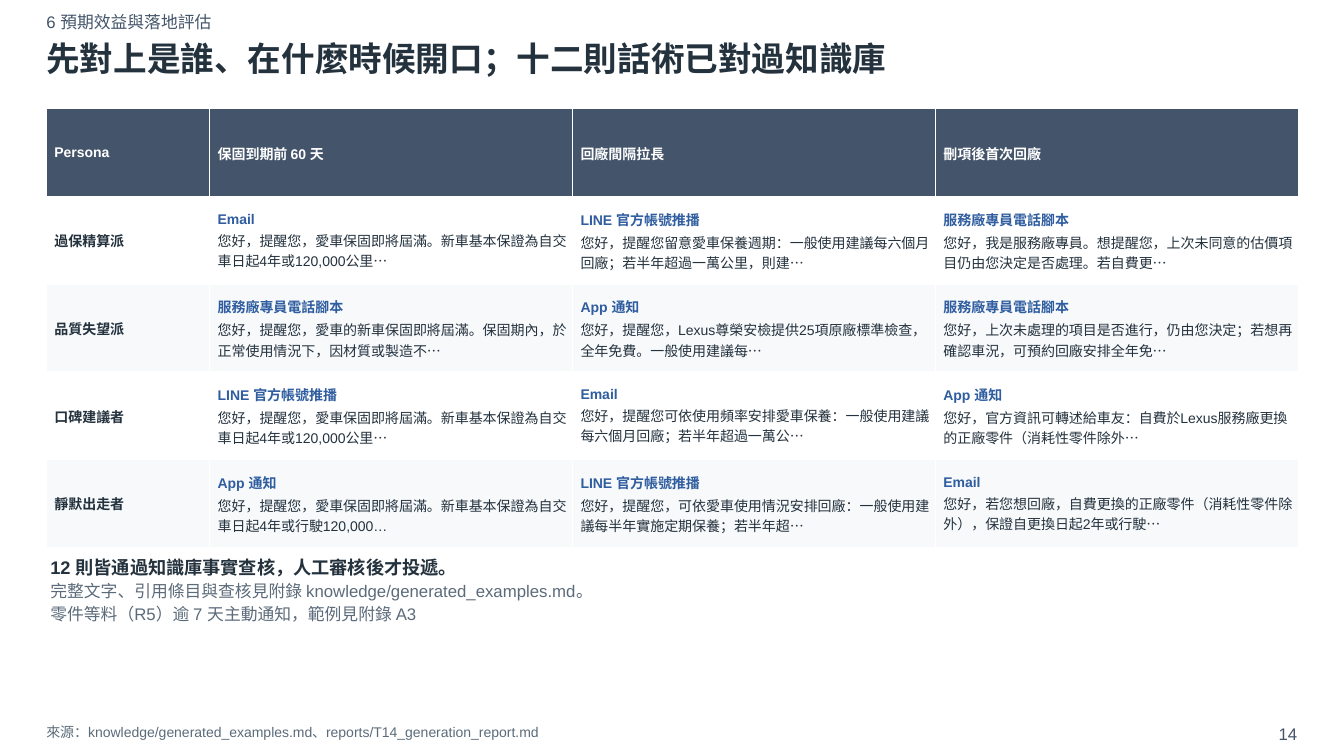
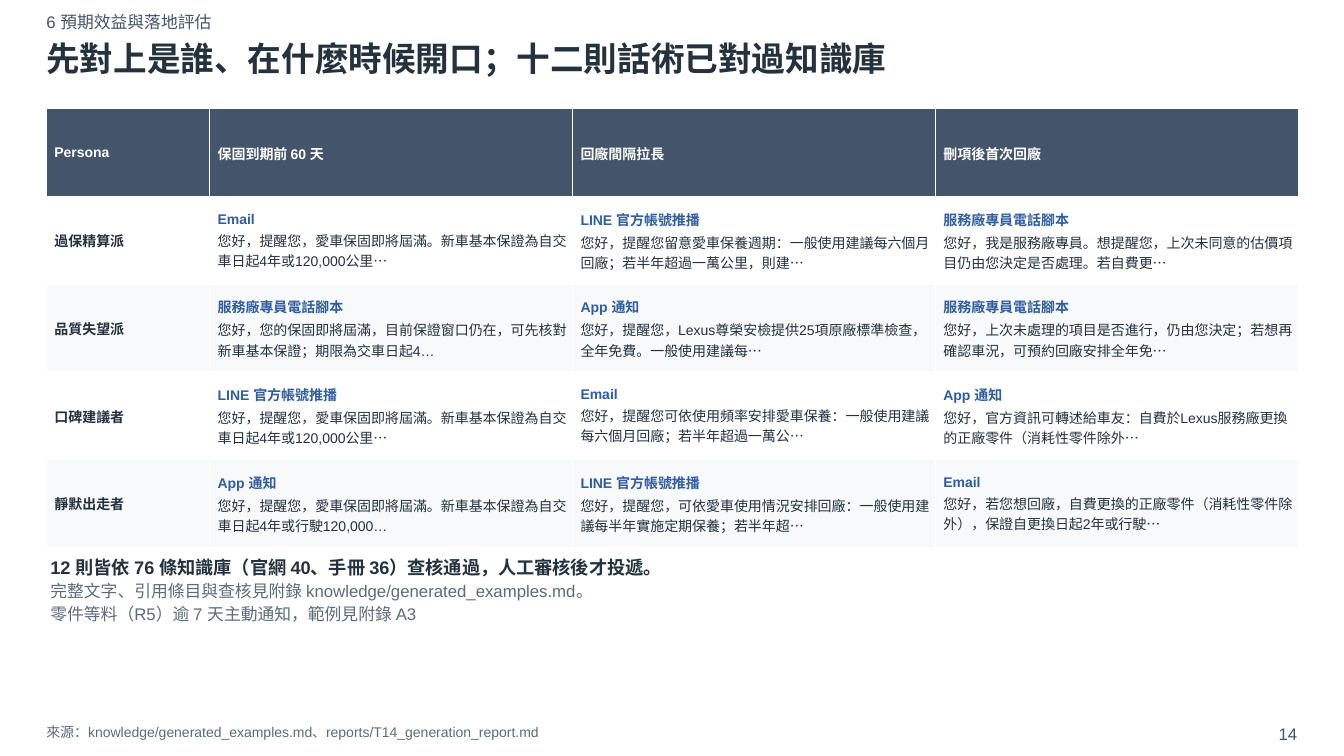
Before and after one commit to xxx789666/hotai-ai-hackathon-lexus, a slide deck: slide 14 of deck/初賽簡報_v0.pptx. Drawn at 1344x756 pixels with LibreOffice and Linux fonts; fonts in the diff are those of the drawing. Boxes give left, top, right and bottom in pixels: in the first picture for what was removed or moved away, otherwise in the second. Text is boxed around its words. In the diff, an @@ line names an element or a change of style, - is before the commit and + after.

```diff
--- a/deck/初賽簡報_v0.pptx
+++ b/deck/初賽簡報_v0.pptx
@@ table at (46,109,1299,547) @@
-row 3, column 2: 服務廠專員電話腳本 / 您好，提醒您，愛車的新車保固即將屆滿。保固期內，於正常使用情況下，因材質或製造不…
+row 3, column 2: 服務廠專員電話腳本 / 您好，您的保固即將屆滿，目前保證窗口仍在，可先核對新車基本保證；期限為交車日起4…
@@ text at (50,558,662,576): text changed @@
-12 則皆通過知識庫事實查核，人工審核後才投遞。
+12 則皆依 76 條知識庫（官網 40、手冊 36）查核通過，人工審核後才投遞。
```
Also in this commit, not shown: 3 other slides changed, 13 other files.
